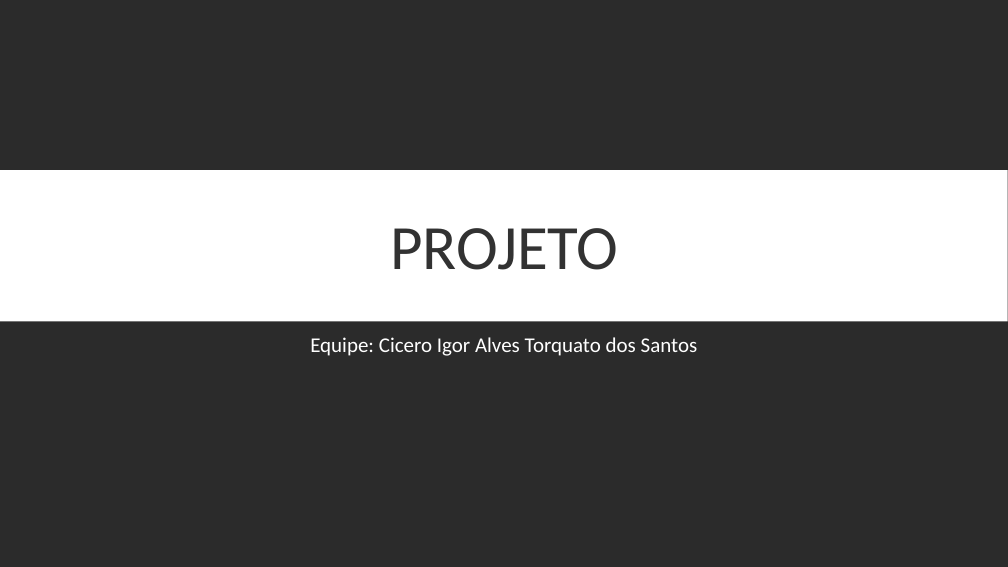
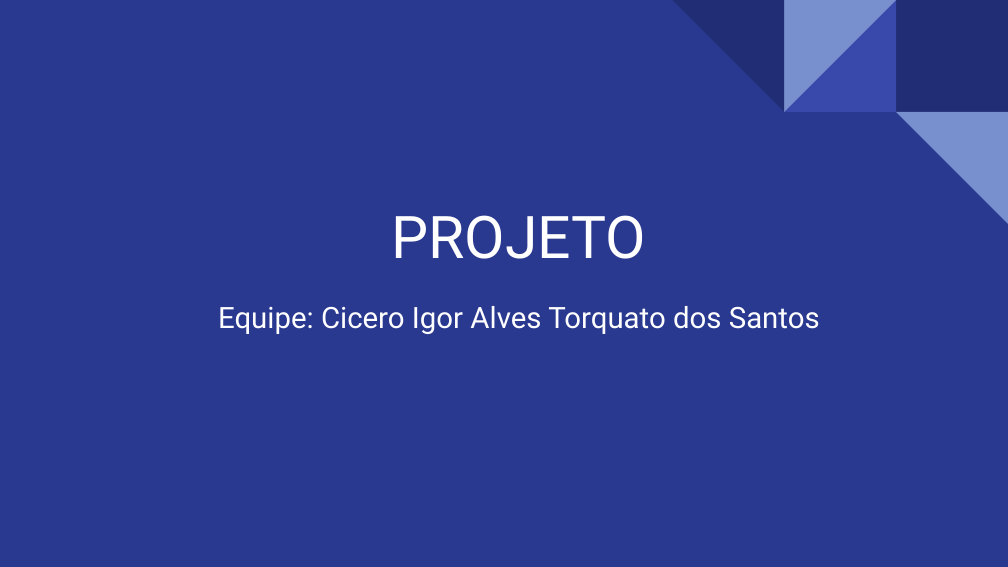
Before and after one commit to IgorTorquatto/Programacao_Concorrente, a slide deck: slide 1 of Projeto_Final/PROJETO.pptx. Drawn at 1008x567 pixels with LibreOffice and Linux fonts; fonts in the diff are those of the drawing; background and template pictures are left out; a plain dark background stands for a picture behind light text. Boxes give left, top, right and bottom in pixels: in the first picture for what was removed or moved away, otherwise in the second. Text is boxed around its words. In the diff, an @@ line names an element or a change of style, - is before the commit and + after.

```diff
--- a/Projeto_Final/PROJETO.pptx
+++ b/Projeto_Final/PROJETO.pptx
@@ background picture (left out) to #2A3990 @@
@@ group added at [672, 0, 1008, 224]: 4 right triangles, 1 rectangle @@
@@ rectangle removed at [0, 170, 1007, 322] @@
@@ title "PROJETO": place and size @@
-title "PROJETO" at [390, 228, 618, 270]
+title "PROJETO" at [392, 215, 647, 259]
@@ title "PROJETO" at [392, 215, 647, 259]: size 45 to 42 pt, font Calibri to Roboto, text colour #323232 to #FFFFFF @@
@@ subtitle "Equipe: Cicero Igor Alves Torquato ...": place and size @@
-subtitle "Equipe: Cicero Igor Alves Torquato ..." at [310, 337, 698, 356]
+subtitle "Equipe: Cicero Igor Alves Torquato ..." at [218, 306, 820, 334]
@@ subtitle "Equipe: Cicero Igor Alves Torquato ..." at [218, 306, 820, 334]: size 15 to 21 pt, font Calibri to Roboto @@
```
Also in this commit, not shown: 4 other slides changed, 1 other file.
